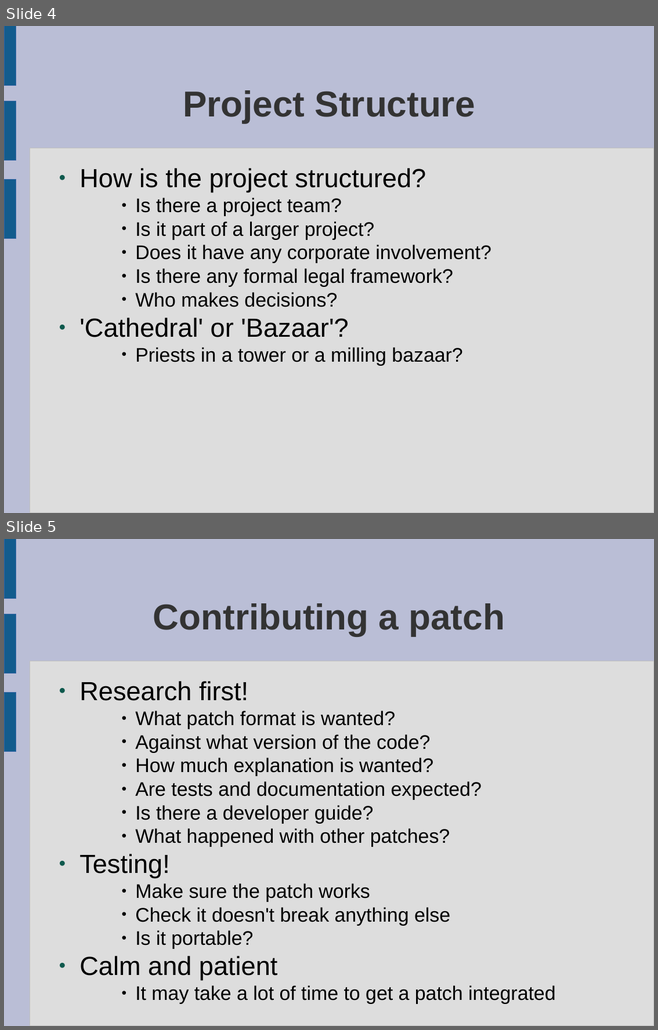
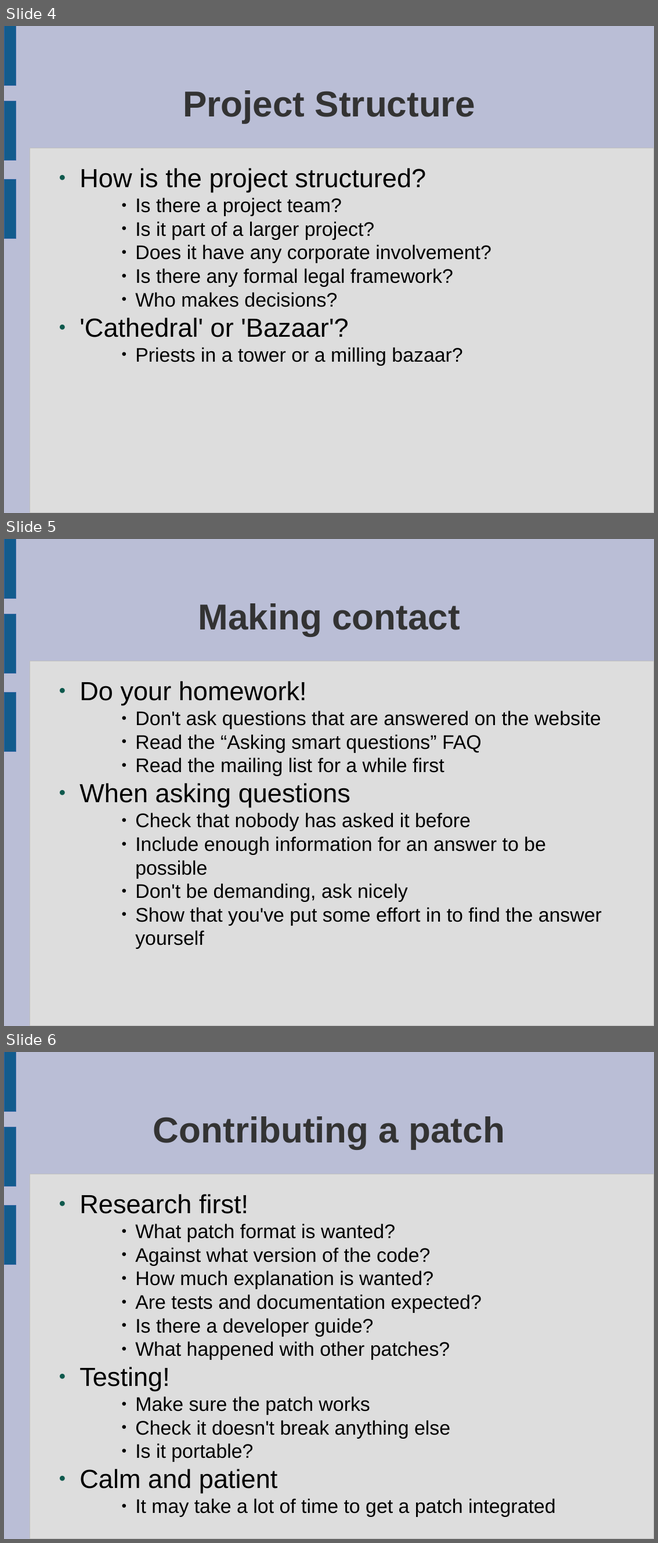
Before and after one commit to laurencesmart/comp8440, a slide deck: lectures/getting_started.odp. Shown one above the other, each under a label of ours: slides 4 and 5 before the commit, slides 4, 5 and 6 after it. The pictures are 658x1030 and 658x1543 pixels, drawn with LibreOffice and Linux fonts; fonts in the diff are those of the drawing. Boxes give left, top, right and bottom in pixels: in the first picture for what was removed or moved away, otherwise in the second. Text is boxed around its words. In the diff, an @@ line names an element or a change of style, - is before the commit and + after.

```diff
--- a/lectures/getting_started.odp
+++ b/lectures/getting_started.odp
@@ slide 5 added at (4, 539, 654, 1026), background #BABED6; not listed: 4 template elements that a slide beside it also shows @@
@@ title added at (198, 603, 460, 636), 44 pt, text #333333, bold @@
+Making contact
@@ text added at (79, 681, 601, 949), 24 pt, text #000000 @@
+● Do your homework!
+    ● Don't ask questions that are answered on the website
+    ● Read the “Asking smart questions” FAQ
+    ● Read the mailing list for a while first
+● When asking questions
+    ● Check that nobody has asked it before
+    ● Include enough information for an answer to be possible
+    ● Don't be demanding, ask nicely
+    ● Show that you've put some effort in to find the answer yourself
@@ what was slide 5 is now slide 6 @@
```
Also in this commit, not shown: 6 other files.
